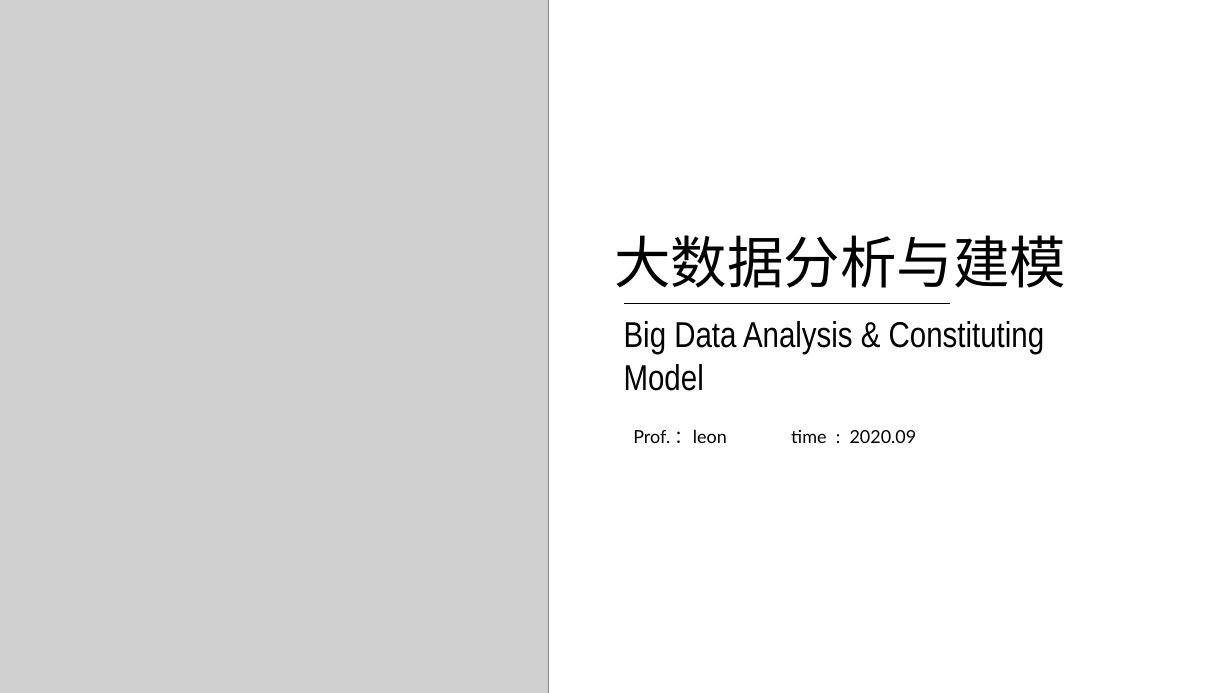
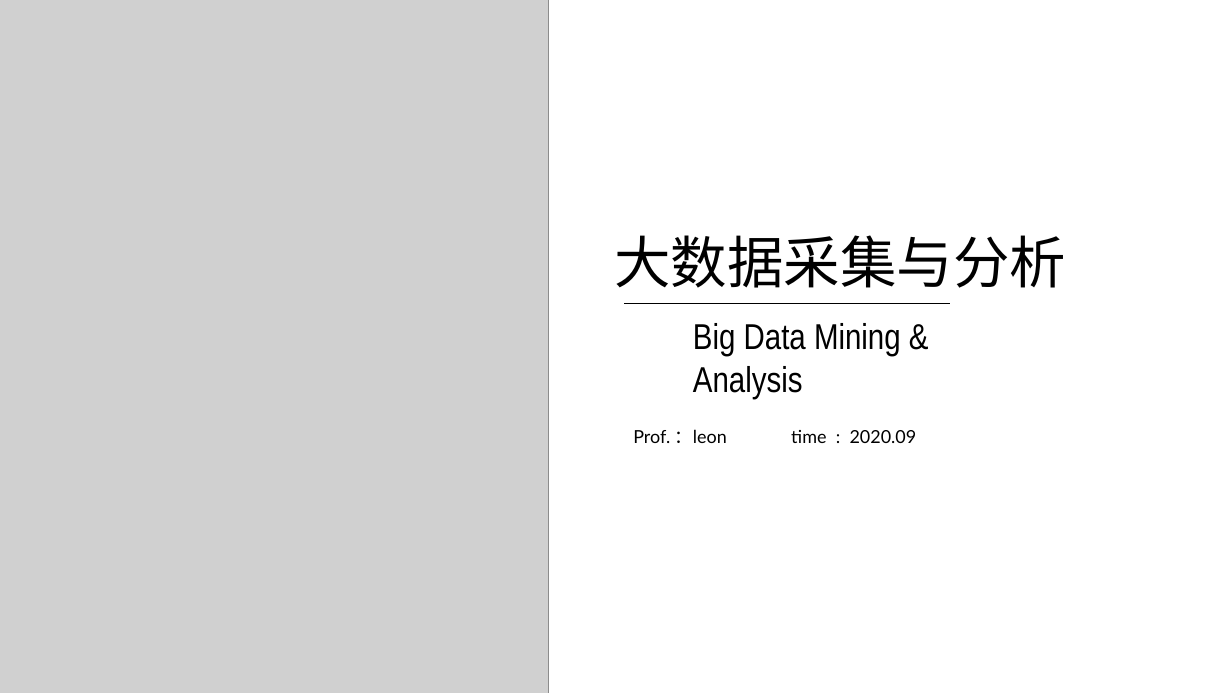
Before and after one commit to applepip/Big_Data, a slide deck: slide 1 of 数据采集系统/数据采集系统 第二讲.pptx. Drawn at 1232x693 pixels with LibreOffice and Linux fonts; fonts in the diff are those of the drawing; grey boxes stand for pictures; background and template pictures are left out. Boxes give left, top, right and bottom in pixels: in the first picture for what was removed or moved away, otherwise in the second. Text is boxed around its words. In the diff, an @@ line names an element or a change of style, - is before the commit and + after.

```diff
--- a/数据采集系统/数据采集系统 第二讲.pptx
+++ b/数据采集系统/数据采集系统 第二讲.pptx
@@ text at (x1=614, y1=235, x2=1066, y2=288): text changed @@
-大数据分析与建模
+大数据采集与分析
@@ text at (x1=693, y1=323, x2=901, y2=399): text changed @@
-Big Data Analysis & Constituting Model
+Big Data Mining & Analysis
```
